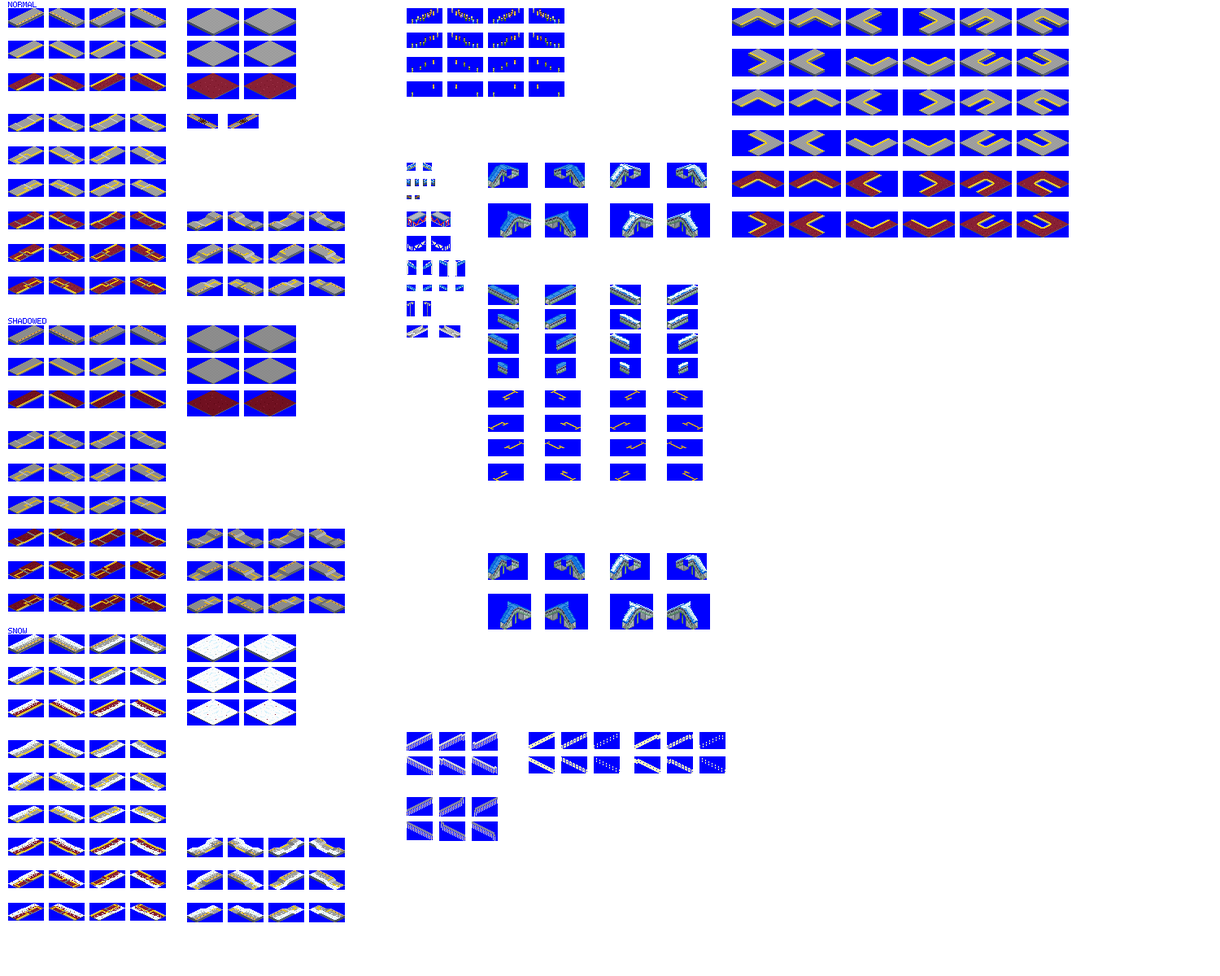
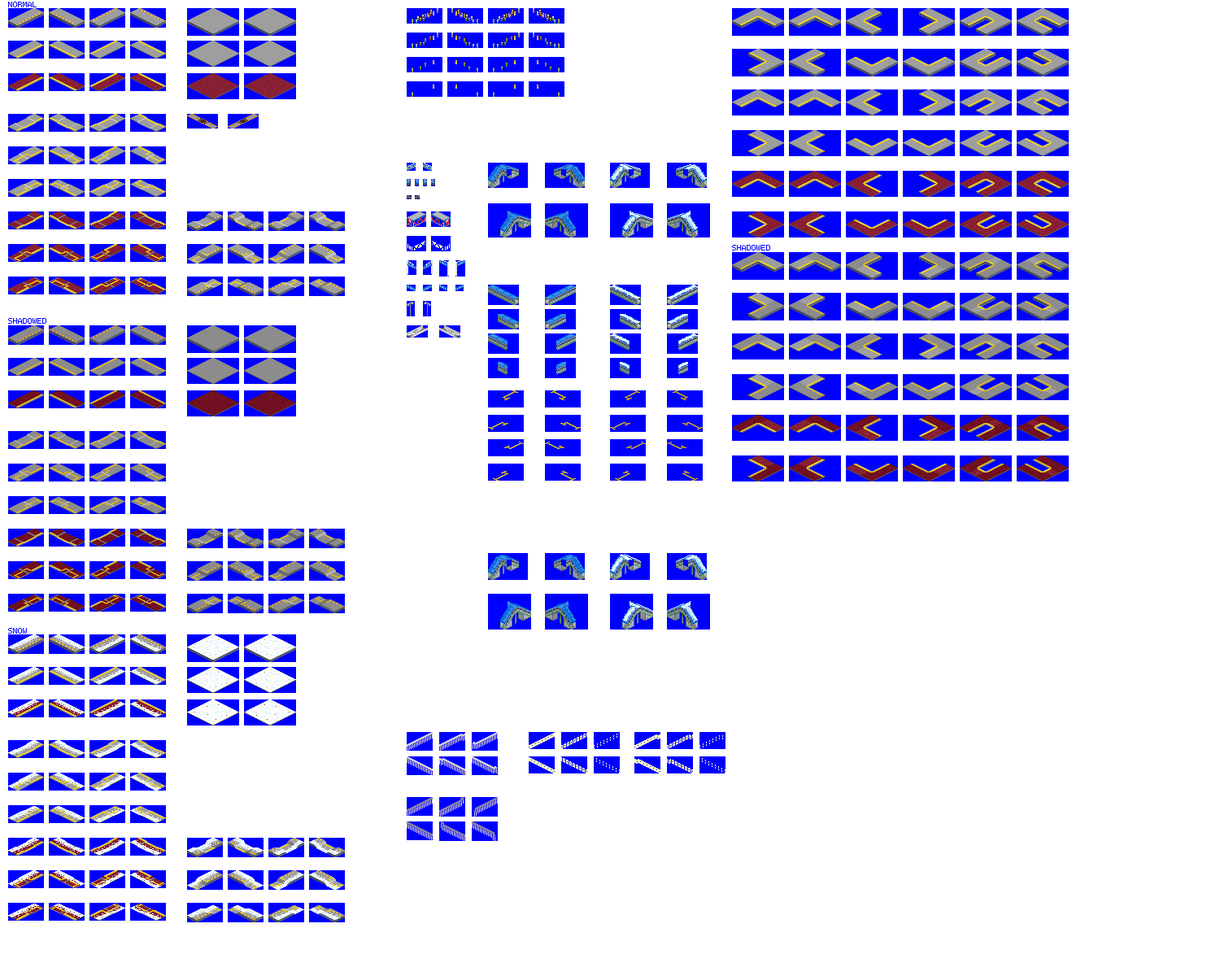
Layered file, before and after one edit (1220x976). Changes by layer:
painted on "platforms" over left=732, top=244, right=1070, bottom=482
painted on "bg" over left=732, top=252, right=1070, bottom=482
